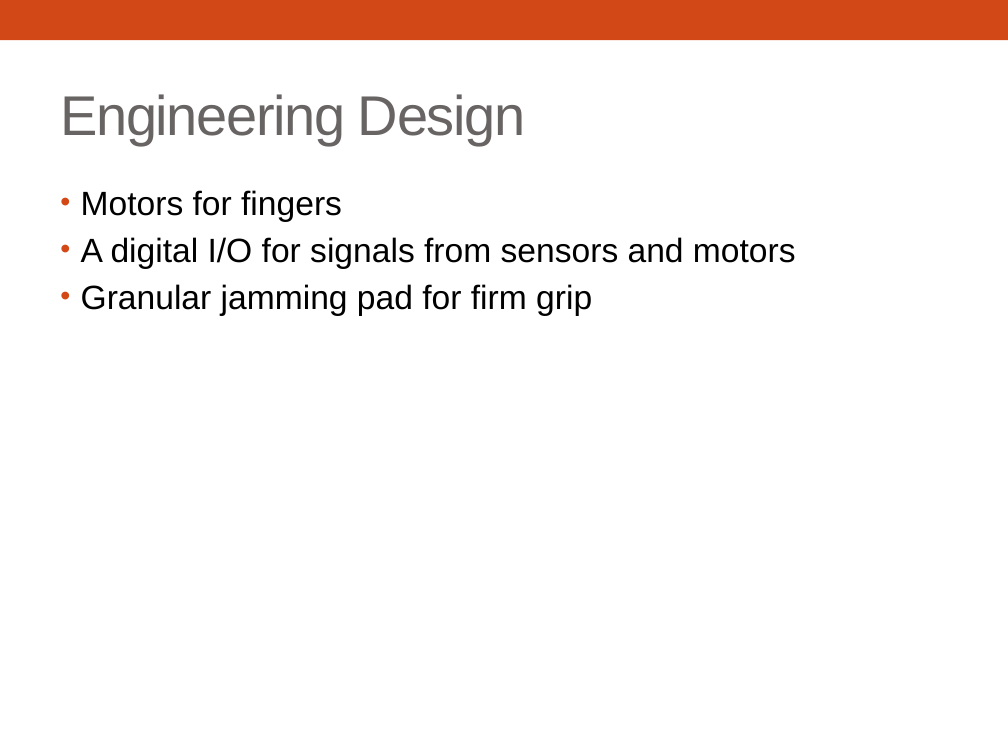
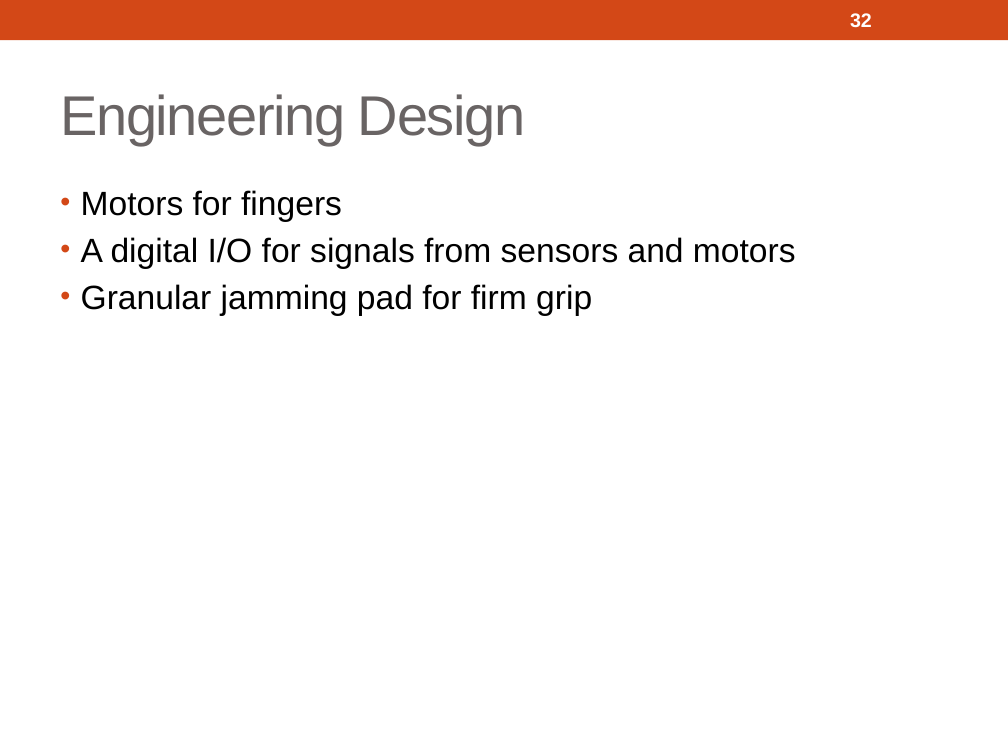
Before and after one commit to 3D-Printed-Granular-Jamming-Hand/3d-printed-granular-jamming-hand, a slide deck: slide 32 of ProgressReports/Presentation 1 Segments/3d-Printed Granular Jamming Hand.pptx (slide 27 before the commit). Drawn at 1008x756 pixels with LibreOffice and Linux fonts; fonts in the diff are those of the drawing. Boxes give left, top, right and bottom in pixels: in the first picture for what was removed or moved away, otherwise in the second. Text is boxed around its words. In the diff, an @@ line names an element or a change of style, - is before the commit and + after.

```diff
--- a/ProgressReports/Presentation 1 Segments/3d-Printed Granular Jamming Hand.pptx
+++ b/ProgressReports/Presentation 1 Segments/3d-Printed Granular Jamming Hand.pptx
@@ page number added at [850,13,872,28], 14 pt, text #FFFFFF, bold @@
+32
```
Also in this commit, not shown: 29 other slides changed, 6 slides added, 1 slide removed, 1 other file.
